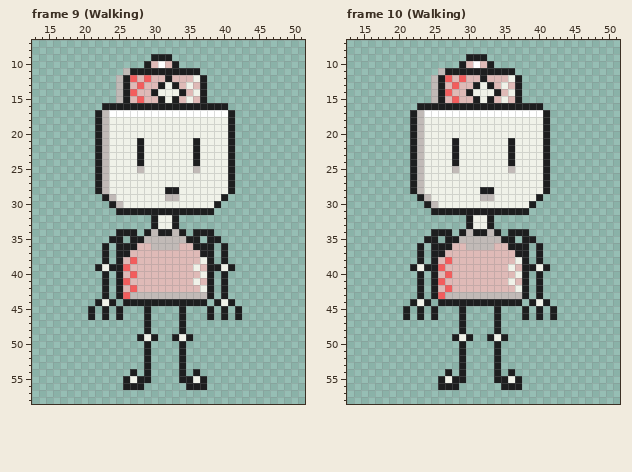
Edited in one commit: pixel-art file (Assets/Sprites/Character/vRSE.aseprite). Above, as it was before the edit.
64x64 pixels, 36 frames. Shown: frame 9 (Walking): x 13..51, y 7..58; frame 10 (Walking): x 13..51, y 7..58. The commit also changed other frames, which this record leaves out.
The same view after the edit:
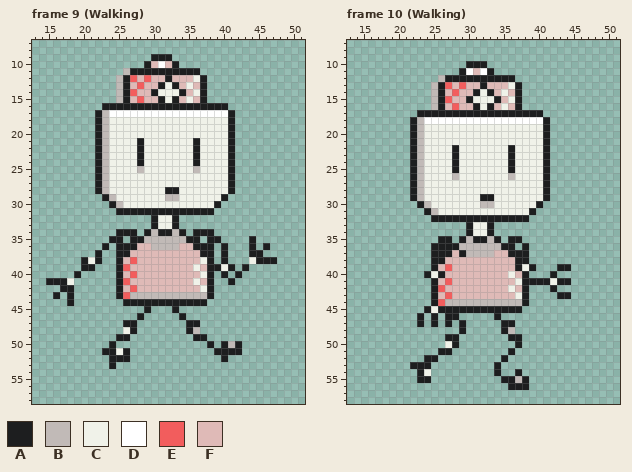
Palette (. is transparent): A #1d1e1f  B #c1bab7  C #f0f2e9  D #ffffff  E #f25d5d  F #dfbab7
What changed:
Changed rows in their new state; - is an unchanged pixel.
Frame 9 (Walking), layers "Arms", "Legs":
first column x 15:
35 -----------------------------A---
36 -----------------------------A-A-
37 -------A.--------------------AA--
38 -----ACA.--------------------CAAA
39 -----AA...------------------A----
40 ----A---.------------------A-----
41 AAAC----.----------------.A------
42 --AA----.----------------.-------
43 -A-A----.----------------.-------
44 ---A---...--------------...------
45 ------.-.-.-------A.---.-.-.-----
46 ------.-.-.--A.--------.-.-.-----
47 -----------AA-.----.AA-----------
48 -----------CA-.----.AB-----------
49 ----------AA-...--...AA----------
50 ---------A----.----.---A-ABA-----
51 --------AACA--.----.----AAAA-----
52 ---------AAA--.----.-----A-------
53 ---------A----.----.-------------
54 ------------.-.----.-.-----------
55 -----------....----....----------
56 -----------...------...----------
Frame 10 (Walking):
first column x 22:
 9 --------...---------
10 -------.AAA.--------
11 ----...-DFD-...-----
12 ---.BAAAAA-AAAA.----
13 -----EFE-FAF-FC-----
14 -----FE-FA-AFCF-----
15 -----EF-AC-CAFC-----
16 -..B-FEFF-C-FCF-...-
17 .AAAAAAAAAAAAAAAAAA.
18 --DDDDDDDDDDDDDDDDD-
21 ------C-------C-----
first column x 21:
25 -------A-------A--------
26 -------B-------B--------
28 -----------CC-----------
29 -ABC-------AA------CA---
30 --ABC------BB-----CA----
31 ---ABCCCCCCCCCCCCCA-----
32 ----AAAAA-AA-AAAAA------
34 ----...-.ACCA.-...------
35 ---..A-.A-AA-A.-A..-----
36 --.----AB----BA-.--.----
37 --.---A-ABBBB--A---.----
38 --.--AF---------A--.----
39 -...-FE--------FAC-..-AA
40 --.ACAF--------CF--.-A--
41 --.--FE--------FC-A-ACAA
42 --.--EF--------CF--.-A--
43 --.--FEFFFFFFFFFC--.--AA
44 -...AEBBBBBBBBBBBA...---
45 .-.ACAAA-AAAA-AAA.-.-.--
46 .-----AA.--------.-.-.--
47 --A-A-A------.AA--------
48 -------------.AB--------
49 ------A-..--...AA-------
50 ------CA.----.--A-------
51 -----AA-.----.-A--------
52 ---AA---.----.A---------
53 -AAA----.---------------
54 --AC--.-.------.A-------
55 --AA-....----.-ABA------
56 -----...------.--A------
